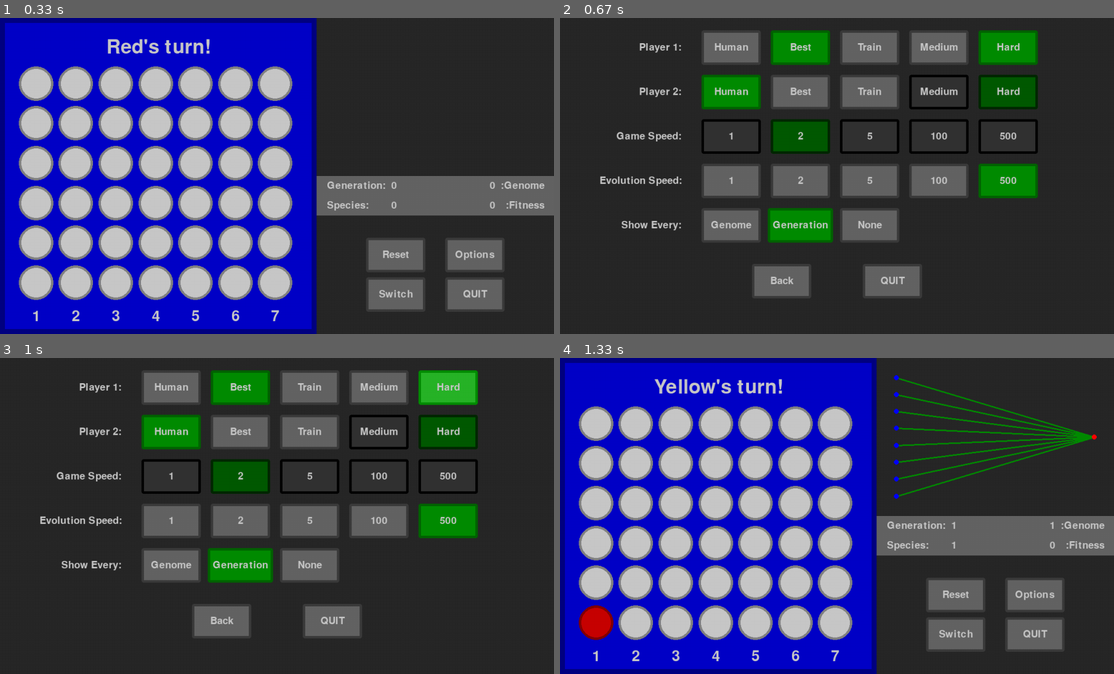
Above: before the commit, frames 1-4 (two rows, left to right).
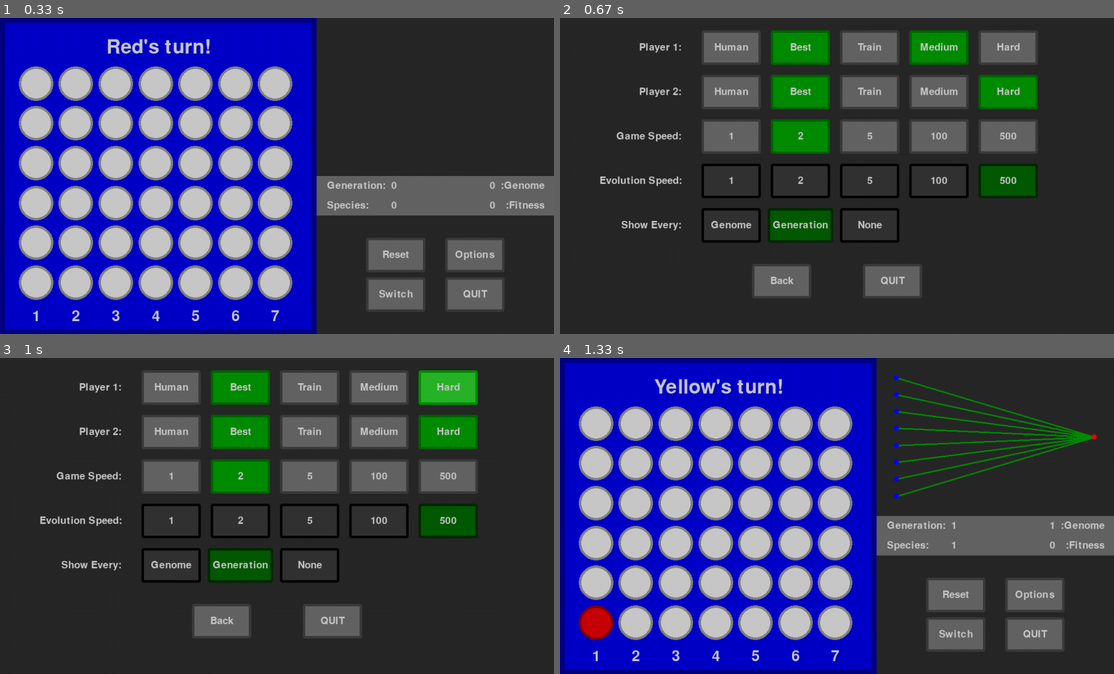
Above: after the commit, the same moments.

Repository: GreenMachine582/NEAT
Game: pygame game, started from main-silent.pyw
The game is run twice, just before and just after one commit, with the same random seed, the same clock (stepped at 60 frames per second) and the same inputs.
Inputs (mouse positions are in pixels of both pictures, inside the frame that each line leads up to):
- Up to frame 1 (0.33 s): no input
- Up to frame 2 (0.67 s): click (1036, 255) at 0.38 s
- Up to frame 3 (1 s): click (448, 386) at 0.72 s
- Up to frame 4 (1.33 s): click (781, 620) at 1.05 s

Frame 1 is identical in both runs. In frame 2, 22% of the frame differs, in the area x 25-87%, y 3-72%; in frame 3, 19%; in frame 4, nothing differs.

Commit message:
Improved the Ai setup and check best

Diff:
--- a/main-silent.pyw
+++ b/main-silent.pyw
@@ -14,8 +14,8 @@
 import mattslib as ml
 import mattslib.pygame as mlpg
 
-__version__ = '1.5.6'
-__date__ = '5/04/2022'
+__version__ = '1.5.7'
+__date__ = '6/04/2022'
 
 # Constants
 WIDTH, HEIGHT = 1120, 640
@@ -44,8 +44,8 @@
 
 
 # Globals - Defaults
-players = [{'type': PLAYER_TYPES[1], 'difficulty': DIFFICULTY[1], 'neat': None},
-           {'type': PLAYER_TYPES[0], 'difficulty': DIFFICULTY[1], 'neat': None}]
+players = [{'type': PLAYER_TYPES[1], 'difficulty': DIFFICULTY[0], 'neat': None},
+           {'type': PLAYER_TYPES[1], 'difficulty': DIFFICULTY[1], 'neat': None}]
 game_speed = SPEEDS[1]
 evolution_speed = SPEEDS[-1]
 show_every = SHOW_EVERY[1]
@@ -110,7 +110,7 @@
     for player_key in range(connect4.MAX_PLAYERS):
         current_player = users[player_key]
         users[player_key]['neat'] = None
-        if current_player != PLAYER_TYPES[0]:
+        if current_player['type'] != PLAYER_TYPES[0]:
             users[player_key]['neat'] = setupAi(current_player)
     return users
 
@@ -124,13 +124,6 @@
     :return:
         - neat - NEAT
     """
-    if current_player['type'] == PLAYER_TYPES[1]:
-        file = MODELS_DIR + MODEL_NAME % (current_player['type'], current_player['difficulty'])
-        if os.path.isfile(file + '.neat'):
-            neat = NEAT.load(file)
-            return neat
-        else:
-            current_player['type'] = PLAYER_TYPES[2]
     file = MODELS_DIR + MODEL_NAME % (current_player['type'], current_player['difficulty'])
     if os.path.isfile(file + '.neat'):
         neat = NEAT.load(file)
@@ -138,6 +131,7 @@
         neat = NEAT(ENVIRONMENT_DIR)
         inputs = NEAT_INPUTS[current_player['difficulty']]
         neat.generate(inputs, outputs, population=population)
+        neat.save(file)
     return neat
 
 
@@ -185,7 +179,7 @@
     return move[1]
 
 
-def checkBest(player_key: int, match_range: int = 50, win_threshold: float = 0.65) -> None:
+def checkBest(player_key: int, match_range: int = 50, win_threshold: float = 0.05) -> None:
     """
     Update the best neat for each difficulty depending on win rate with current
     trained neat.
@@ -210,13 +204,13 @@
                 connect4.main(possible_move)
 
             if not connect4.match:
-                if connect4.result == connect4.WIN and connect4.current_player == player_key:
-                    win_count += 1
+                if connect4.result == connect4.WIN:
+                    win_count += 1 if connect4.current_player == player_key else -1
                 connect4.reset()
                 run = False
     if (win_count / match_range) >= win_threshold:
         print(f"New Best {players[player_key]['difficulty']} NEAT Gen[{players[player_key]['neat'].generation}]"
-              f" (win rate): {win_count/match_range}")
+              f" (win rate): {round(win_count / match_range * 100, 2)}")
         file = MODELS_DIR + MODEL_NAME % (PLAYER_TYPES[1], players[player_key]['difficulty'])
         players[player_key]['neat'].save(file)
         setup(players)
--- a/main.py
+++ b/main.py
@@ -14,8 +14,8 @@
 import mattslib as ml
 import mattslib.pygame as mlpg
 
-__version__ = '1.5.6'
-__date__ = '5/04/2022'
+__version__ = '1.5.7'
+__date__ = '6/04/2022'
 
 # Constants
 WIDTH, HEIGHT = 1120, 640
@@ -110,7 +110,7 @@
     for player_key in range(connect4.MAX_PLAYERS):
         current_player = users[player_key]
         users[player_key]['neat'] = None
-        if current_player != PLAYER_TYPES[0]:
+        if current_player['type'] != PLAYER_TYPES[0]:
             users[player_key]['neat'] = setupAi(current_player)
     return users
 
@@ -124,13 +124,6 @@
     :return:
         - neat - NEAT
     """
-    if current_player['type'] == PLAYER_TYPES[1]:
-        file = MODELS_DIR + MODEL_NAME % (current_player['type'], current_player['difficulty'])
-        if os.path.isfile(file + '.neat'):
-            neat = NEAT.load(file)
-            return neat
-        else:
-            current_player['type'] = PLAYER_TYPES[2]
     file = MODELS_DIR + MODEL_NAME % (current_player['type'], current_player['difficulty'])
     if os.path.isfile(file + '.neat'):
         neat = NEAT.load(file)
@@ -138,6 +131,7 @@
         neat = NEAT(ENVIRONMENT_DIR)
         inputs = NEAT_INPUTS[current_player['difficulty']]
         neat.generate(inputs, outputs, population=population)
+        neat.save(file)
     return neat
 
 
@@ -185,7 +179,7 @@
     return move[1]
 
 
-def checkBest(player_key: int, match_range: int = 50, win_threshold: float = 0.65) -> None:
+def checkBest(player_key: int, match_range: int = 50, win_threshold: float = 0.05) -> None:
     """
     Update the best neat for each difficulty depending on win rate with current
     trained neat.
@@ -210,13 +204,13 @@
                 connect4.main(possible_move)
 
             if not connect4.match:
-                if connect4.result == connect4.WIN and connect4.current_player == player_key:
-                    win_count += 1
+                if connect4.result == connect4.WIN:
+                    win_count += 1 if connect4.current_player == player_key else -1
                 connect4.reset()
                 run = False
     if (win_count / match_range) >= win_threshold:
         print(f"New Best {players[player_key]['difficulty']} NEAT Gen[{players[player_key]['neat'].generation}]"
-              f" (win rate): {win_count/match_range}")
+              f" (win rate): {round(win_count / match_range * 100, 2)}%")
         file = MODELS_DIR + MODEL_NAME % (PLAYER_TYPES[1], players[player_key]['difficulty'])
         players[player_key]['neat'].save(file)
         setup(players)
